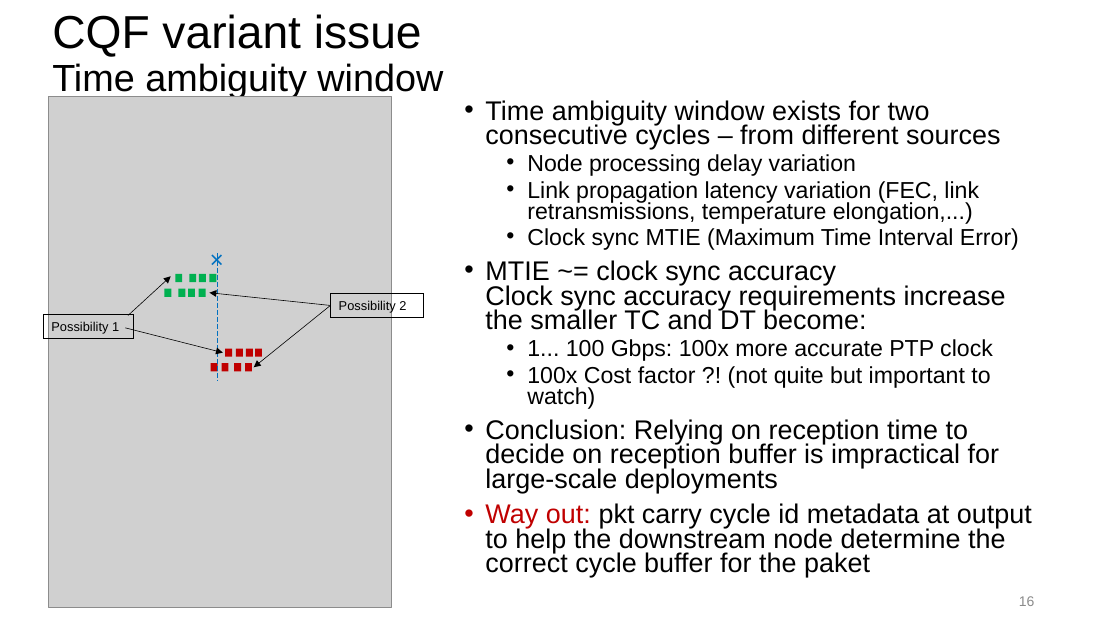
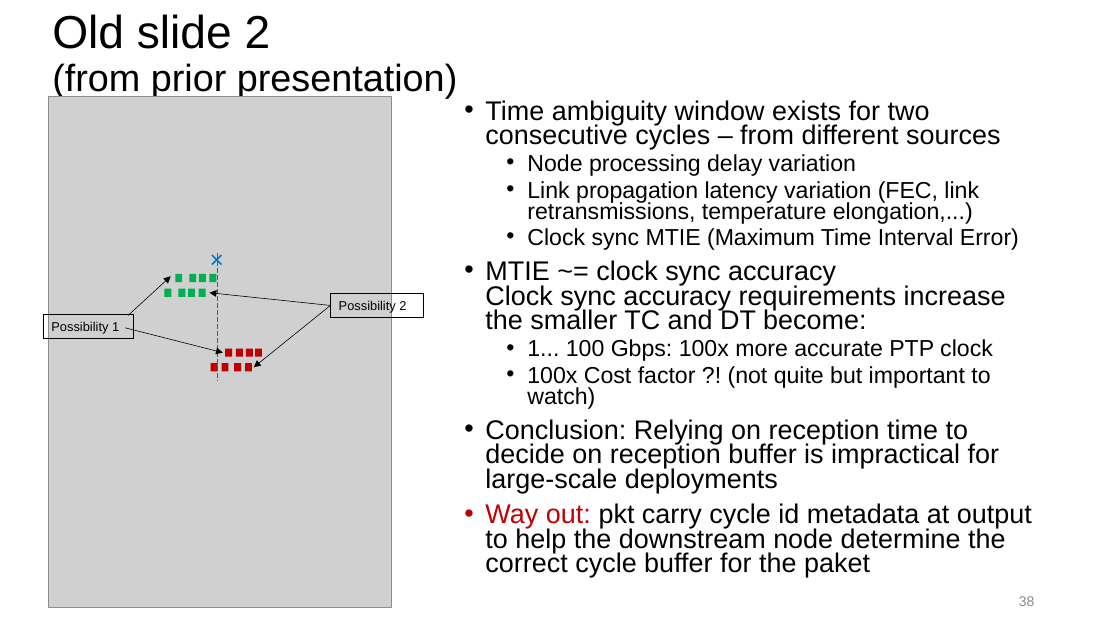
Before and after one commit to toerless/detnet, a slide deck: slide 38 of tcqf-slides.pptx (slide 16 before the commit). Drawn at 1120x630 pixels with LibreOffice and Linux fonts; fonts in the diff are those of the drawing; grey boxes stand for pictures. Boxes give left, top, right and bottom in pixels: in the first picture for what was removed or moved away, otherwise in the second. Text is boxed around its words. In the diff, an @@ line names an element or a change of style, - is before the commit and + after.

```diff
--- a/tcqf-slides.pptx
+++ b/tcqf-slides.pptx
@@ title at box(52, 14, 458, 98): text changed @@
-CQF variant issue
-Time ambiguity window
+Old slide 2
+(from prior presentation)
@@ page number at box(1019, 596, 1035, 606): text changed @@
-16
+38
```
Also in this commit, not shown: 8 other slides changed, 5 slides added.
